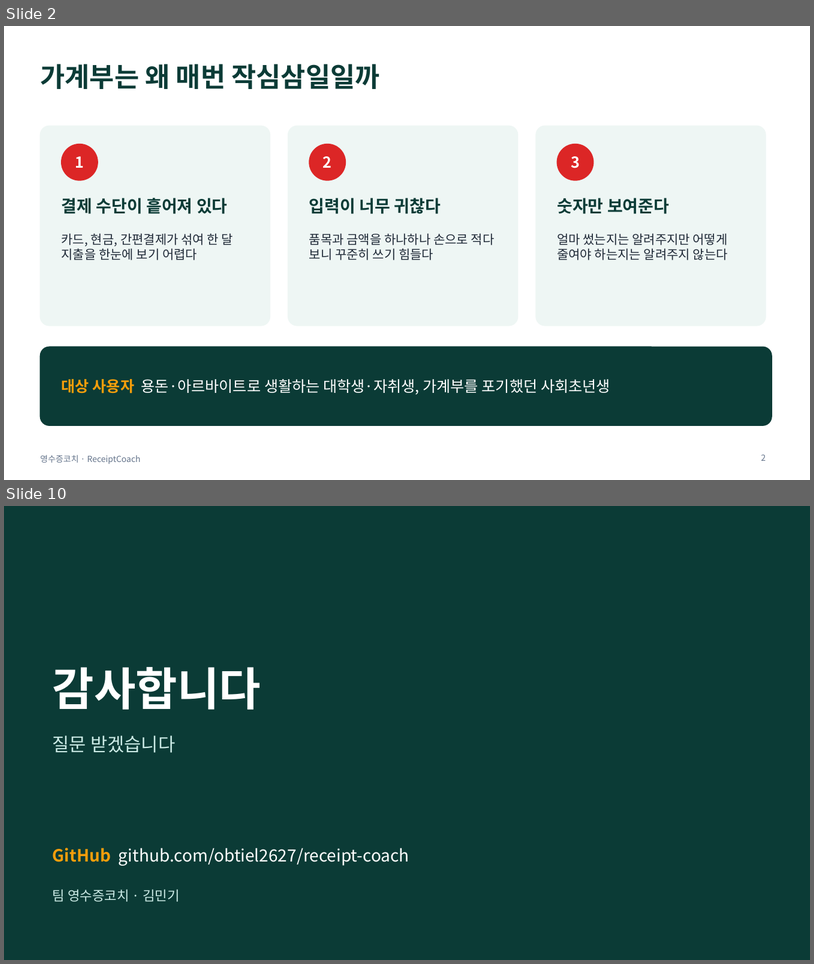
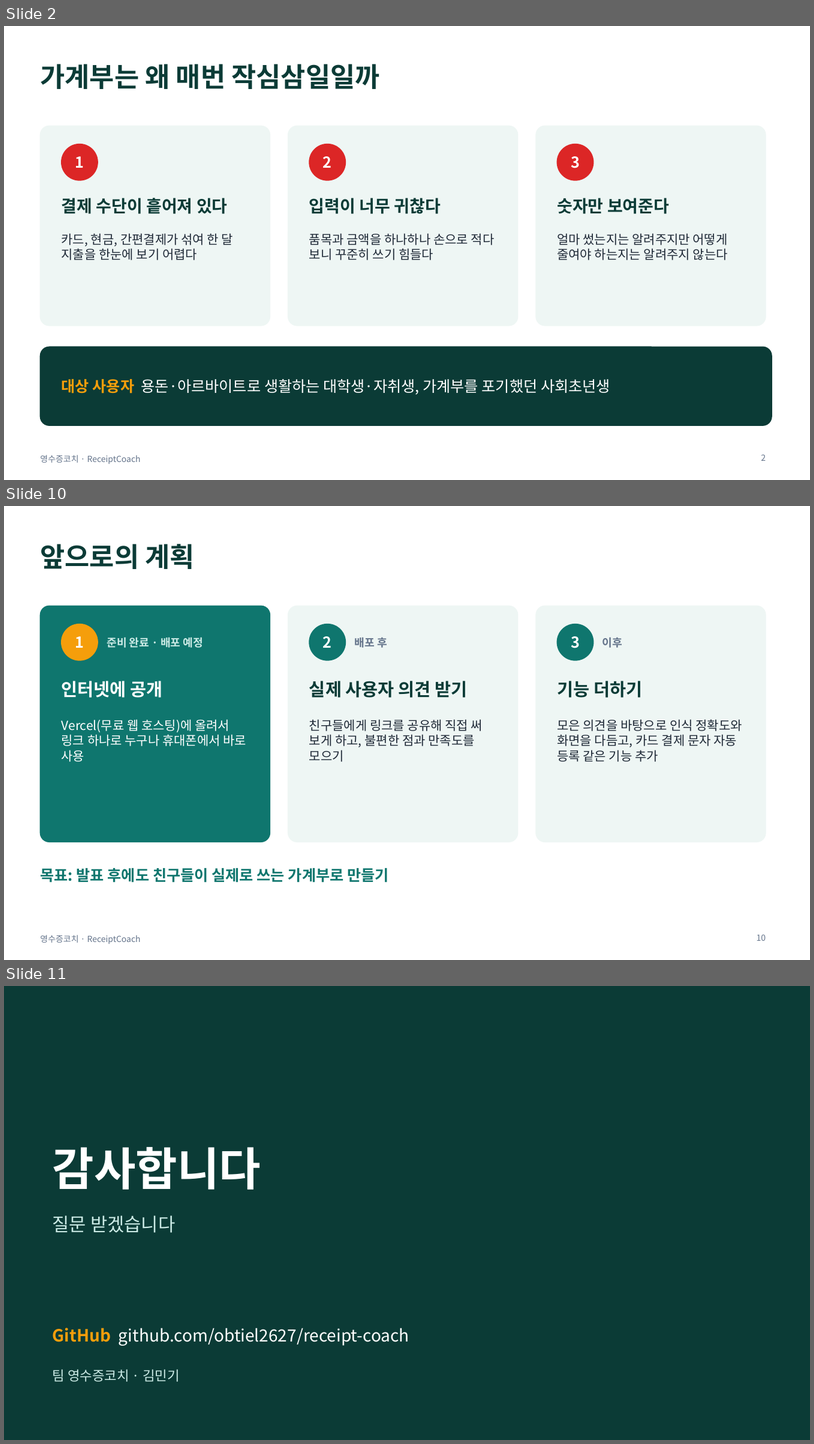
Before and after one commit to obtiel2627/receipt-coach, a slide deck: docs/영수증코치_최종발표.pptx. Shown one above the other, each under a label of ours: slides 2 and 10 before the commit, slides 2, 10 and 11 after it; the slides between them are not shown. The pictures are 814x964 and 814x1444 pixels, drawn with LibreOffice and Linux fonts; fonts in the diff are those of the drawing. Boxes give left, top, right and bottom in pixels: in the first picture for what was removed or moved away, otherwise in the second. Text is boxed around its words. In the diff, an @@ line names an element or a change of style, - is before the commit and + after.

```diff
--- a/docs/영수증코치_최종발표.pptx
+++ b/docs/영수증코치_최종발표.pptx
@@ slide 10 added at <box>4,506,810,960</box>, background #FFFFFF; not listed: 1 template element that a slide beside it also shows @@
@@ title added at <box>40,544,195,569</box>, 32 pt, text #0B3B36, bold @@
+앞으로의 계획
@@ rounded rectangle added at <box>40,606,270,842</box>, fill #0F766E, outline #0F766E 1 pt @@
@@ rounded rectangle added at <box>288,606,518,842</box>, fill #EEF6F4, outline #EEF6F4 1 pt @@
@@ rounded rectangle added at <box>536,606,766,842</box>, fill #EEF6F4, outline #EEF6F4 1 pt @@
@@ ellipse added at <box>62,624,98,660</box>, fill #F59E0B, outline #F59E0B 1 pt @@
@@ ellipse added at <box>309,624,346,660</box>, fill #0F766E, outline #0F766E 1 pt @@
@@ ellipse added at <box>558,624,594,660</box>, fill #0F766E, outline #0F766E 1 pt @@
@@ text added at <box>75,636,84,648</box>, 18 pt, text #FFFFFF, bold @@
+1
@@ text added at <box>107,637,203,648</box>, 13 pt, text #CCEBE6, bold @@
+준비 완료 · 배포 예정
@@ text added at <box>323,636,332,648</box>, 18 pt, text #FFFFFF, bold @@
+2
@@ text added at <box>355,637,387,648</box>, 13 pt, text #64748B, bold @@
+배포 후
@@ text added at <box>571,636,580,648</box>, 18 pt, text #FFFFFF, bold @@
+3
@@ text added at <box>603,637,623,648</box>, 13 pt, text #64748B, bold @@
+이후
@@ text added at <box>62,681,163,697</box>, 21 pt, text #FFFFFF, bold @@
+인터넷에 공개
@@ text added at <box>309,681,467,697</box>, 21 pt, text #0B3B36, bold @@
+실제 사용자 의견 받기
@@ text added at <box>557,681,642,697</box>, 21 pt, text #0B3B36, bold @@
+기능 더하기
@@ text added at <box>62,719,246,762</box>, 15 pt, text #FFFFFF @@
+Vercel(무료 웹 호스팅)에 올려서 링크 하나로 누구나 휴대폰에서 바로 사용
@@ text added at <box>309,719,483,762</box>, 15 pt, text #1F2937 @@
+친구들에게 링크를 공유해 직접 써 보게 하고, 불편한 점과 만족도를 모으기
@@ text added at <box>557,719,742,762</box>, 15 pt, text #1F2937 @@
+모은 의견을 바탕으로 인식 정확도와 화면을 다듬고, 카드 결제 문자 자동 등록 같은 기능 추가
@@ text added at <box>40,868,389,882</box>, 18 pt, text #0F766E, bold @@
+목표: 발표 후에도 친구들이 실제로 쓰는 가계부로 만들기
@@ page number added at <box>757,934,767,940</box>, 10 pt, text #64748B @@
+10
@@ what was slide 10 is now slide 11 @@
```
Also in this commit, not shown: 7 slides changed, 1 other file.
